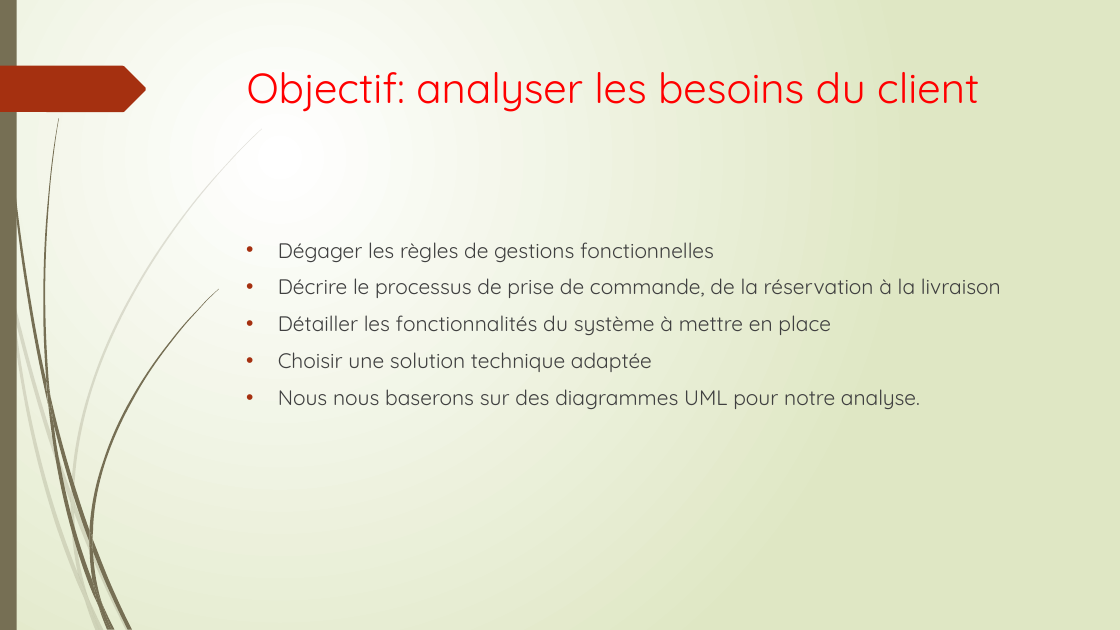
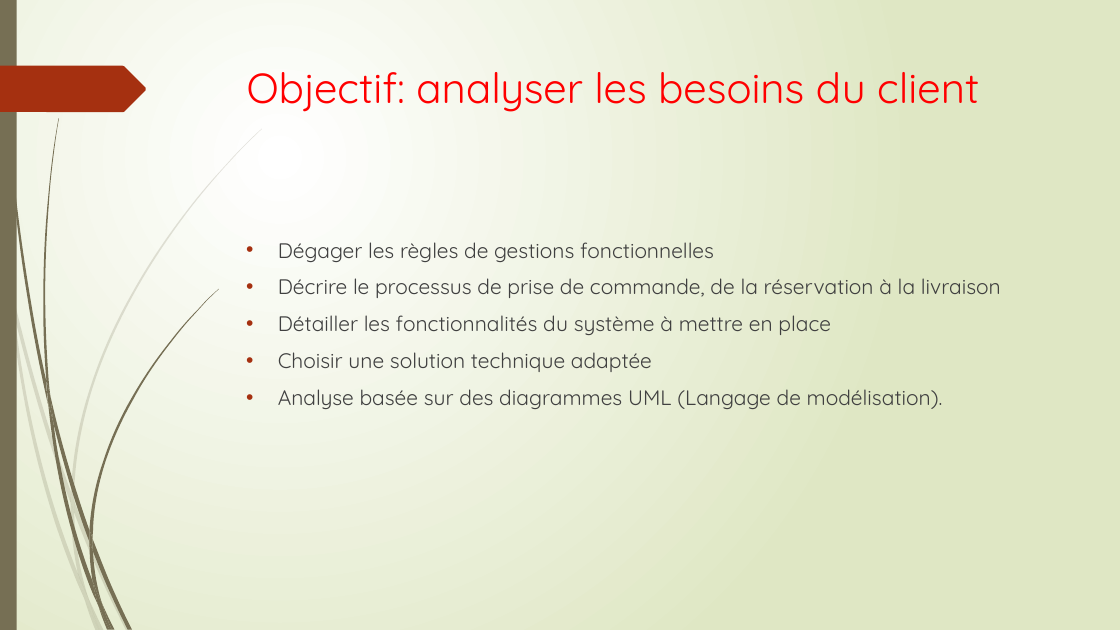
Before and after one commit to enyo10/Project4, a slide deck: slide 3 of OC Pizzeria.pptx. Drawn at 1120x630 pixels with LibreOffice and Linux fonts; fonts in the diff are those of the drawing. Boxes give left, top, right and bottom in pixels: in the first picture for what was removed or moved away, otherwise in the second. Text is boxed around its words. In the diff, an @@ line names an element or a change of style, - is before the commit and + after.

```diff
--- a/OC Pizzeria.pptx
+++ b/OC Pizzeria.pptx
@@ text at (278, 389, 943, 409): text changed @@
-• Nous nous baserons sur des diagrammes UML pour notre analyse.
+• Analyse basée sur des diagrammes UML (Langage de modélisation).
```
Also in this commit, not shown: 4 other slides changed, 3 other files.
